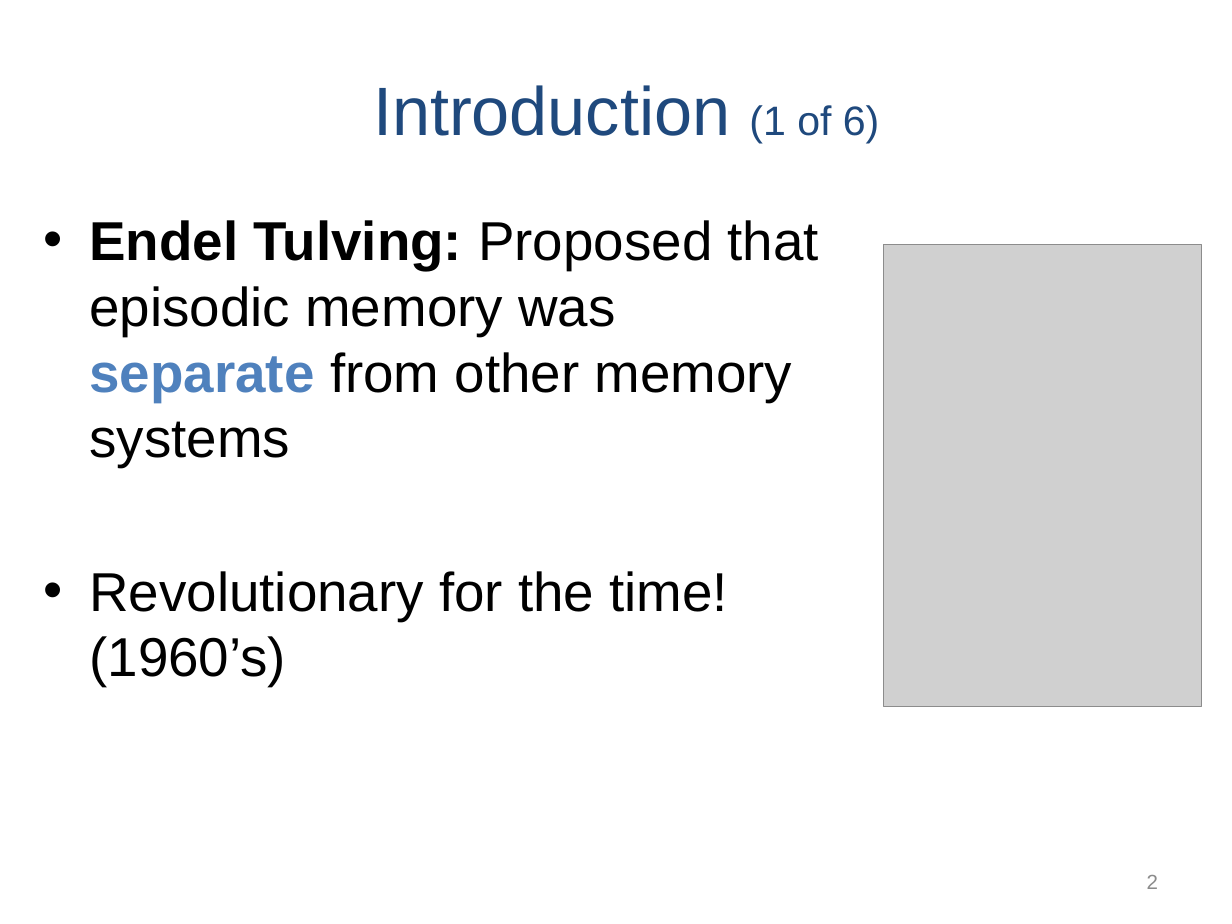
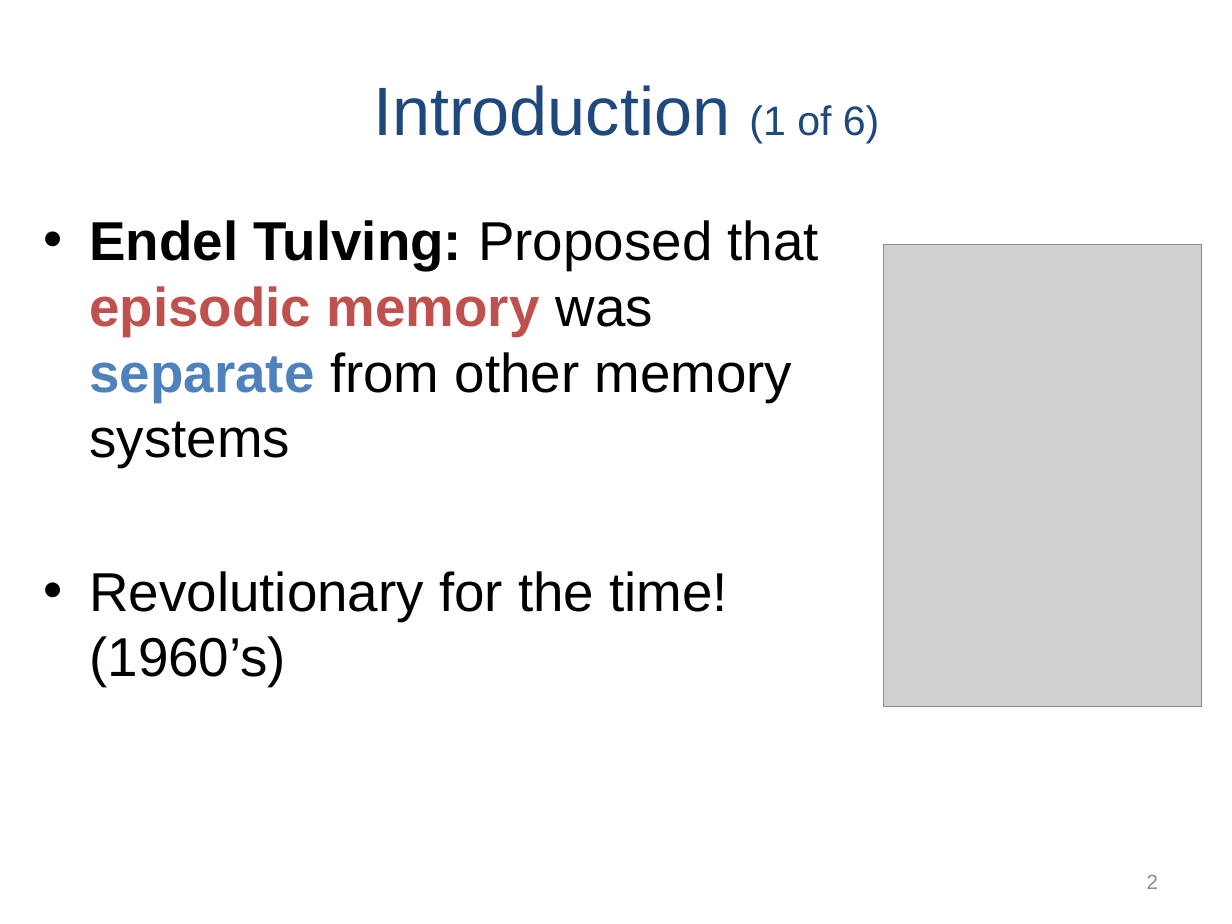
Before and after one commit to npm27/Teaching-Materials, a slide deck: slide 2 of Memory/Slides/Chapter 4.PPTX. Drawn at 1232x924 pixels with LibreOffice and Linux fonts; fonts in the diff are those of the drawing; grey boxes stand for pictures. Boxes give left, top, right and bottom in pixels: in the first picture for what was removed or moved away, otherwise in the second. Text is boxed around its words. In the diff, an @@ line names an element or a change of style, - is before the commit and + after.

```diff
--- a/Memory/Slides/Chapter 4.PPTX
+++ b/Memory/Slides/Chapter 4.PPTX
@@ text at <box>89,220,819,467</box>: text colour #000000 to #C0504D, bold on in "episodic memory" @@
```
Also in this commit, not shown: 6 other slides changed.
